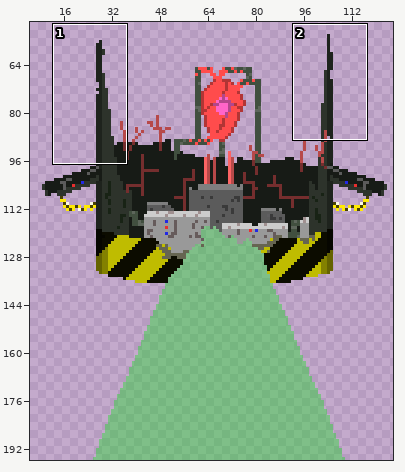
A sprite sheet gets an edit: CasaDesDiamantes/sprites/sensoryTremblerBaseDestroyed_spr/layers/367abf79-ced9-4876-bbfb-26732e8f7754/85c7f3ea-feff-4922-a220-4c0f48611c5e.png. Above, an overview of the earlier version with the close-up marked.
Close-up. Before the edit:
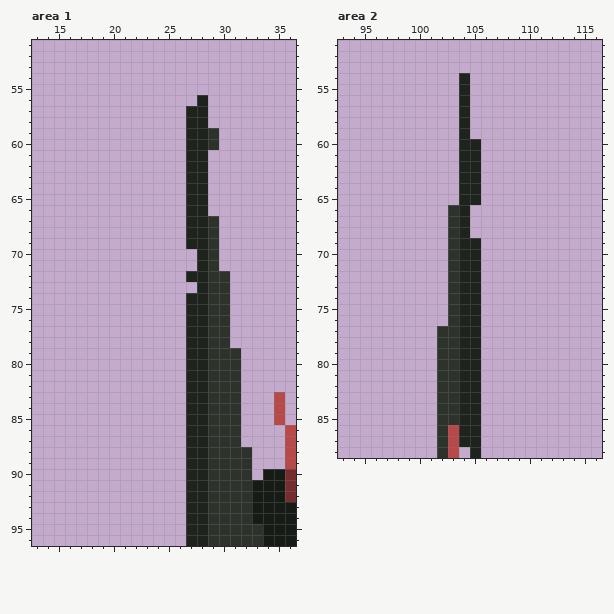
The file is 126x196 pixels. Colours within 5 levels of each other are drawn and written as one. Shown: area 1: x 13..36, y 51..96; area 2: x 93..116, y 51..88. The wide view leaves out empty margins. The commit also changed other parts of the picture, which this record leaves out.
After the commit:
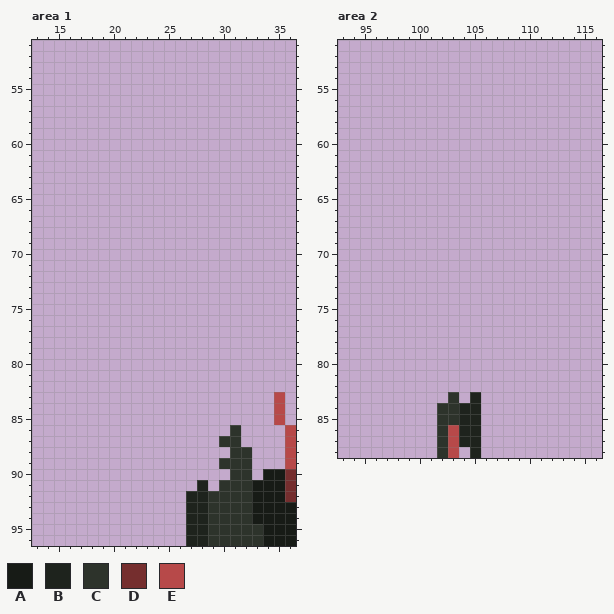
Palette (. is transparent): A #171b16  B #1e231d  C #2d332b  D #752e2e  E #b74949
The exact change:
--- area 1
@@ x 25..33 @@
 55 .........
-56 ...B.....
-57 ..BB.....
-58 ..BB.....
-59 ..BBC....
-60 ..BBC....
-61 ..BB.....
-62 ..BB.....
-63 ..BB.....
-64 ..BB.....
-65 ..BB.....
-66 ..BB.....
-67 ..BBC....
-68 ..BBC....
-69 ..BBC....
-70 ...BC....
-71 ...BC....
-72 ..BBCC...
-73 ...BCC...
-74 ..BBCC...
-75 ..BBCC...
-76 ..BBCC...
-77 ..BBCC...
-78 ..BBCC...
-79 ..BBCCC..
-80 ..BBCCC..
-81 ..BBCCC..
-82 ..BBCCC..
-83 ..BBCCC..
-84 ..BBCCC..
-85 ..BBCCC..
-86 ..BBCCC..
-87 ..BBCCC..
-88 ..BBCCCC.
-89 ..BBCCCC.
-90 ..BBCCCC.
-91 ..BBCCCCA
+56 .........
+57 .........
+58 .........
+59 .........
+60 .........
+61 .........
+62 .........
+63 .........
+64 .........
+65 .........
+66 .........
+67 .........
+68 .........
+69 .........
+70 .........
+71 .........
+72 .........
+73 .........
+74 .........
+75 .........
+76 .........
+77 .........
+78 .........
+79 .........
+80 .........
+81 .........
+82 .........
+83 .........
+84 .........
+85 .........
+86 ......C..
+87 .....CC..
+88 ......CC.
+89 .....CCC.
+90 ......CC.
+91 ...B.CCCA
 92 ..BBCCCCA
--- area 2
@@ x 100..107 @@
 53 ........
-54 ....B...
-55 ....B...
-56 ....B...
-57 ....B...
-58 ....B...
-59 ....B...
-60 ....BB..
-61 ....BB..
-62 ....BB..
-63 ....BB..
-64 ....BB..
-65 ....BB..
-66 ...CB...
-67 ...CB...
-68 ...CB...
-69 ...CBB..
-70 ...CBB..
-71 ...CBB..
-72 ...CBB..
-73 ...CBB..
-74 ...CBB..
-75 ...CBB..
-76 ...CBB..
-77 ..CCBB..
-78 ..CCBB..
-79 ..CCBB..
-80 ..CCBB..
-81 ..CCBB..
-82 ..CCBB..
-83 ..CCBB..
+54 ........
+55 ........
+56 ........
+57 ........
+58 ........
+59 ........
+60 ........
+61 ........
+62 ........
+63 ........
+64 ........
+65 ........
+66 ........
+67 ........
+68 ........
+69 ........
+70 ........
+71 ........
+72 ........
+73 ........
+74 ........
+75 ........
+76 ........
+77 ........
+78 ........
+79 ........
+80 ........
+81 ........
+82 ........
+83 ...C.B..
 84 ..CCBB..
Changed places in both close-ups, as pixel boxes (x1, y1, x2, y2):
erased: (186, 95, 241, 491)
erased: (437, 73, 481, 403)
